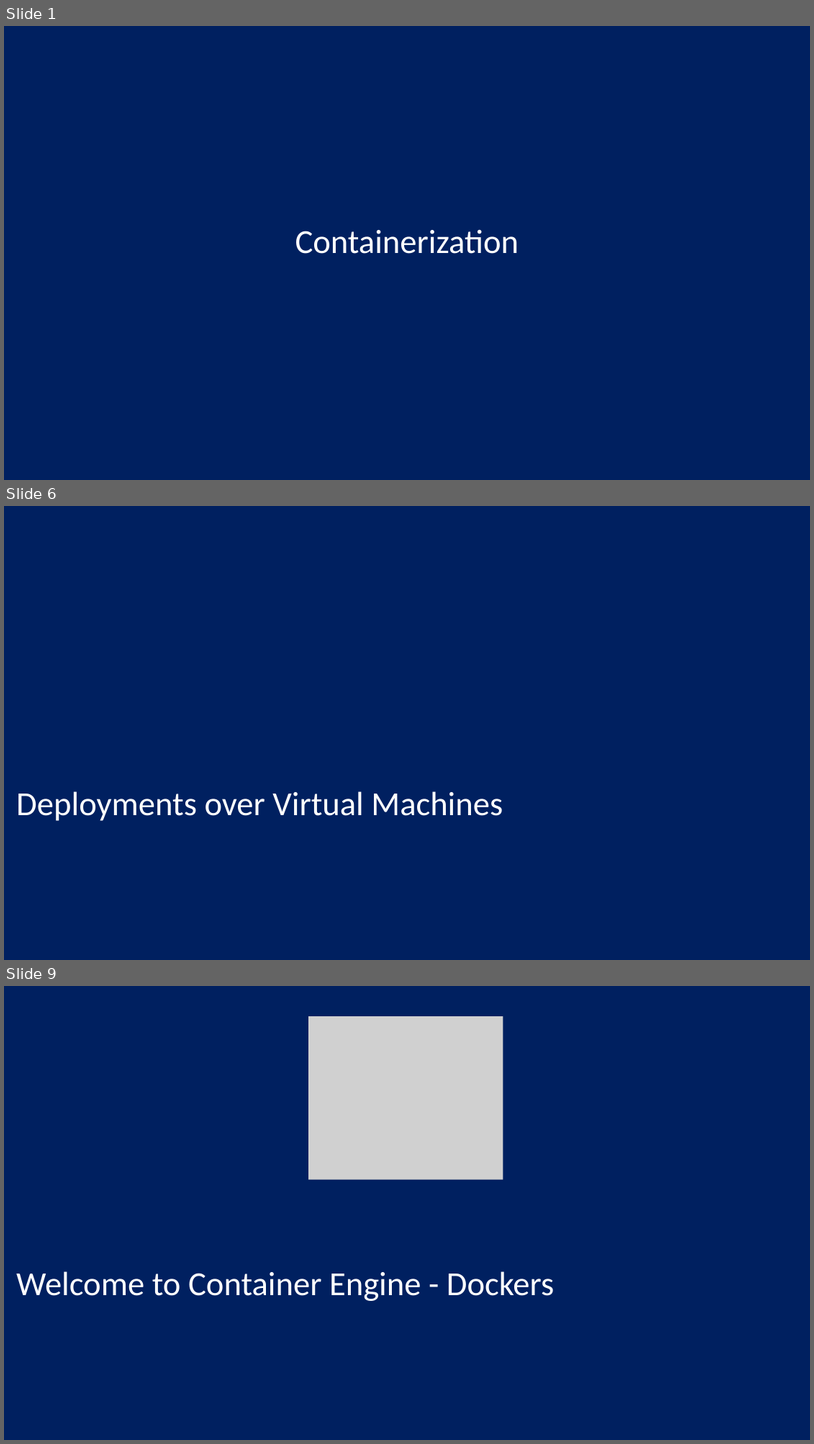
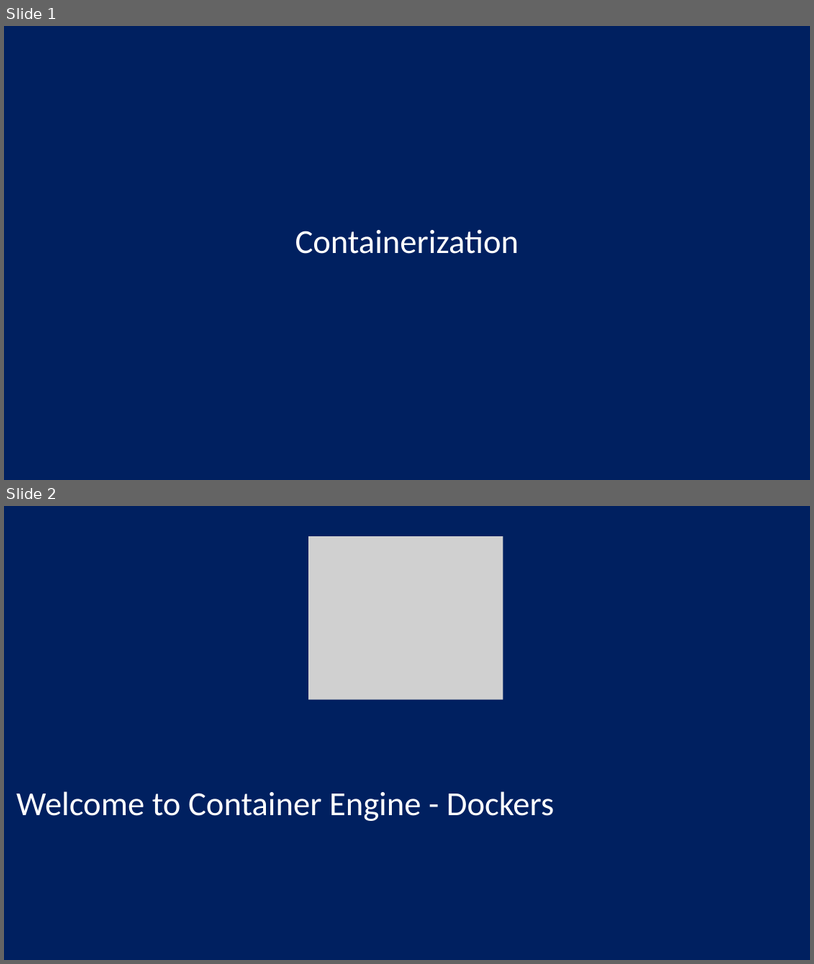
Before and after one commit to nitinmanojkumar/2024-08Oct-01Oct-THI-K8s, a slide deck: Docker-Master-Presentation.ppt. Shown one above the other, each under a label of ours: slides 1, 6 and 9 before the commit, slides 1 and 2 after it; the slides between them are not shown. The pictures are 814x1444 and 814x964 pixels, drawn with LibreOffice and Linux fonts; fonts in the diff are those of the drawing; grey boxes stand for pictures. Boxes give left, top, right and bottom in pixels: in the first picture for what was removed or moved away, otherwise in the second. Text is boxed around its words. In the diff, an @@ line names an element or a change of style, - is before the commit and + after.

```diff
--- a/Docker-Master-Presentation.ppt
+++ b/Docker-Master-Presentation.ppt
@@ slide 6 removed at [4,506,810,960], background #002060 @@
@@ subtitle removed at [16,791,503,821] @@
-Deployments over Virtual Machines
@@ what was slide 9 is now slide 2 @@
```
Also in this commit, not shown: 21 other slides removed.
